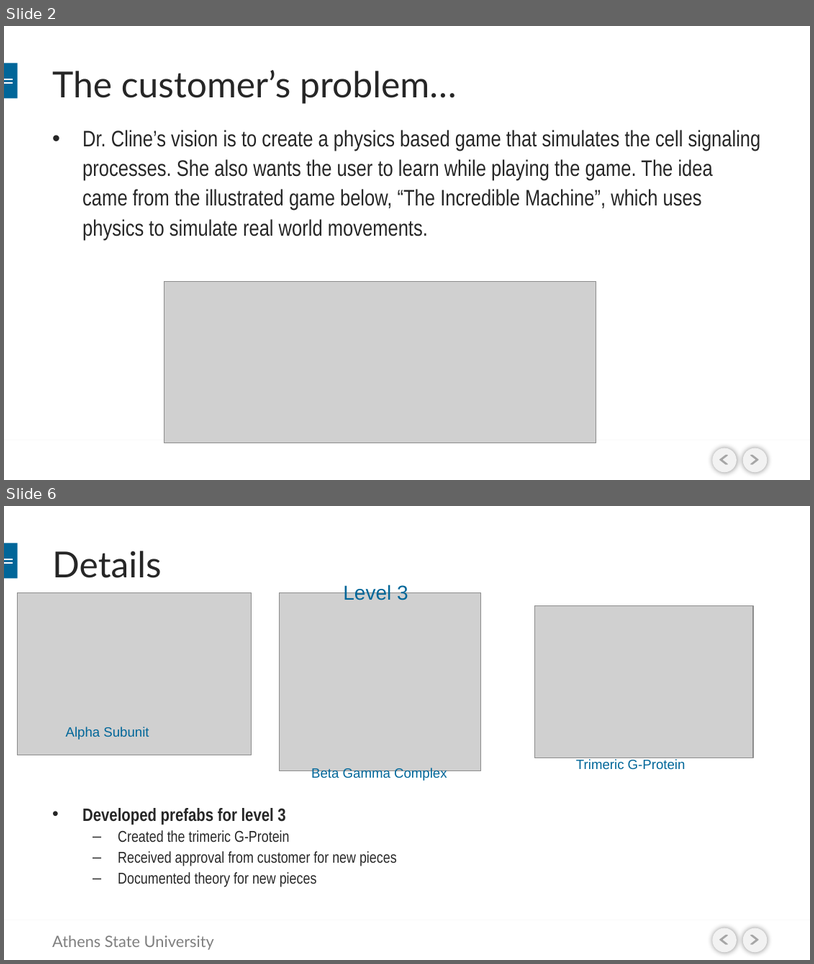
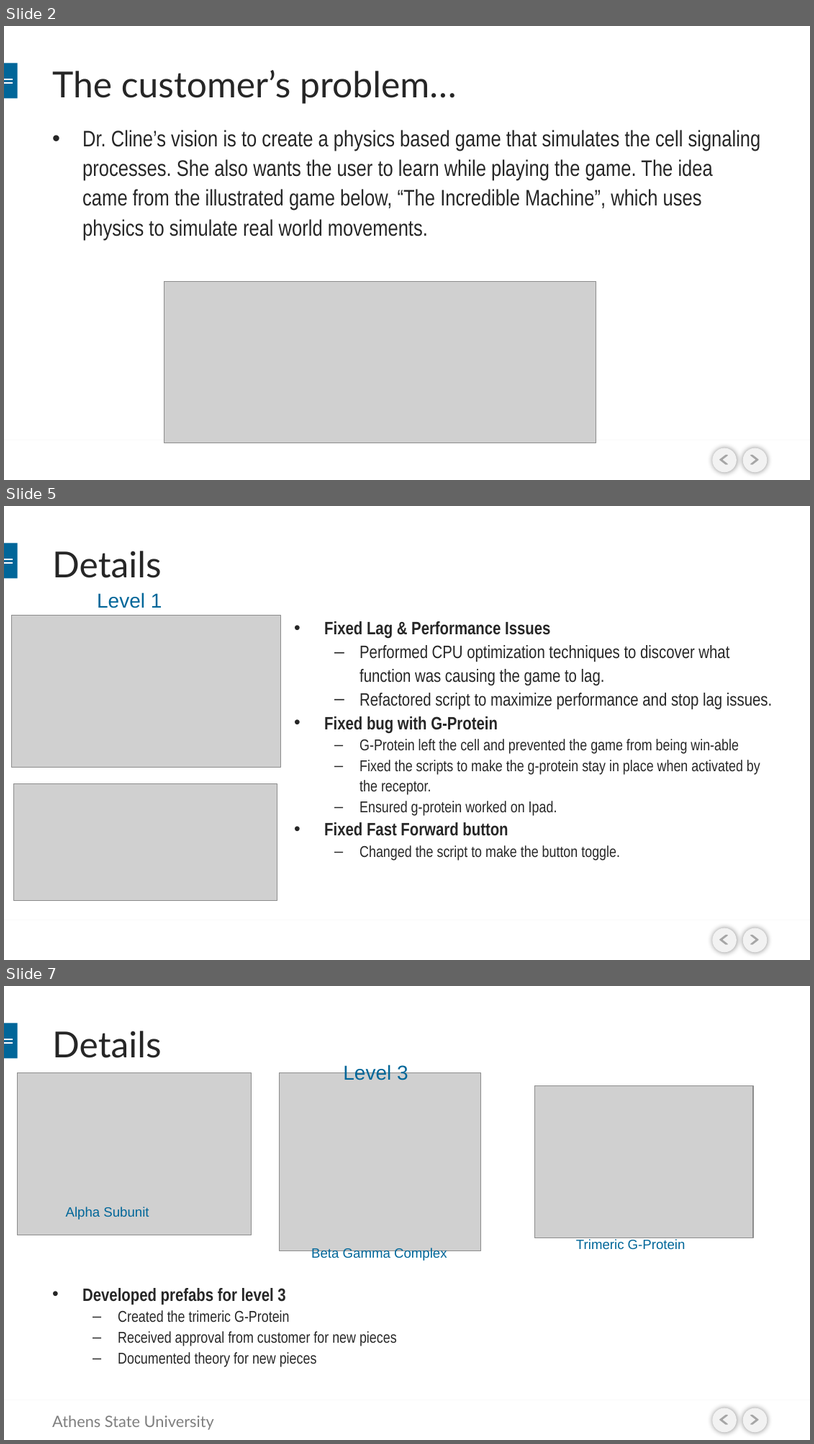
Before and after one commit to BioRubeBotProject/biorubebot-production, a slide deck: Documents/BIORUBEBOT- CS452 Spring 17.pptx. Shown one above the other, each under a label of ours: slides 2 and 6 before the commit, slides 2, 5 and 7 after it; the slides between them are not shown. The pictures are 814x964 and 814x1444 pixels, drawn with LibreOffice and Linux fonts; fonts in the diff are those of the drawing; grey boxes stand for pictures; background and template pictures are left out. Boxes give left, top, right and bottom in pixels: in the first picture for what was removed or moved away, otherwise in the second. Text is boxed around its words. In the diff, an @@ line names an element or a change of style, - is before the commit and + after.

```diff
--- a/Documents/BIORUBEBOT- CS452 Spring 17.pptx
+++ b/Documents/BIORUBEBOT- CS452 Spring 17.pptx
@@ slide 5 added at (4,506,810,960), background picture (left out); not listed: 8 template elements that a slide beside it also shows @@
@@ title added at (52,551,161,578), 32 pt, text #262626 @@
+Details
@@ text added at (97,592,162,608), 18 pt, text #006699 @@
+Level 1
@@ picture added at (12,615,280,767) @@
@@ text added at (324,621,772,860), 16 pt, text #262626 @@
+• Fixed Lag & Performance Issues
+  – Performed CPU optimization techniques to discover what function was causing the game to lag.
+  – Refactored script to maximize performance and stop lag issues.
+• Fixed bug with G-Protein
+  – G-Protein left the cell and prevented the game from being win-able
+  – Fixed the scripts to make the g-protein stay in place when activated by the receptor.
+  – Ensured g-protein worked on Ipad.
+• Fixed Fast Forward button
+  – Changed the script to make the button toggle.
@@ picture added at (13,783,277,900) @@
@@ what was slide 6 is now slide 7 @@
```
Also in this commit, not shown: 9 slides changed.
